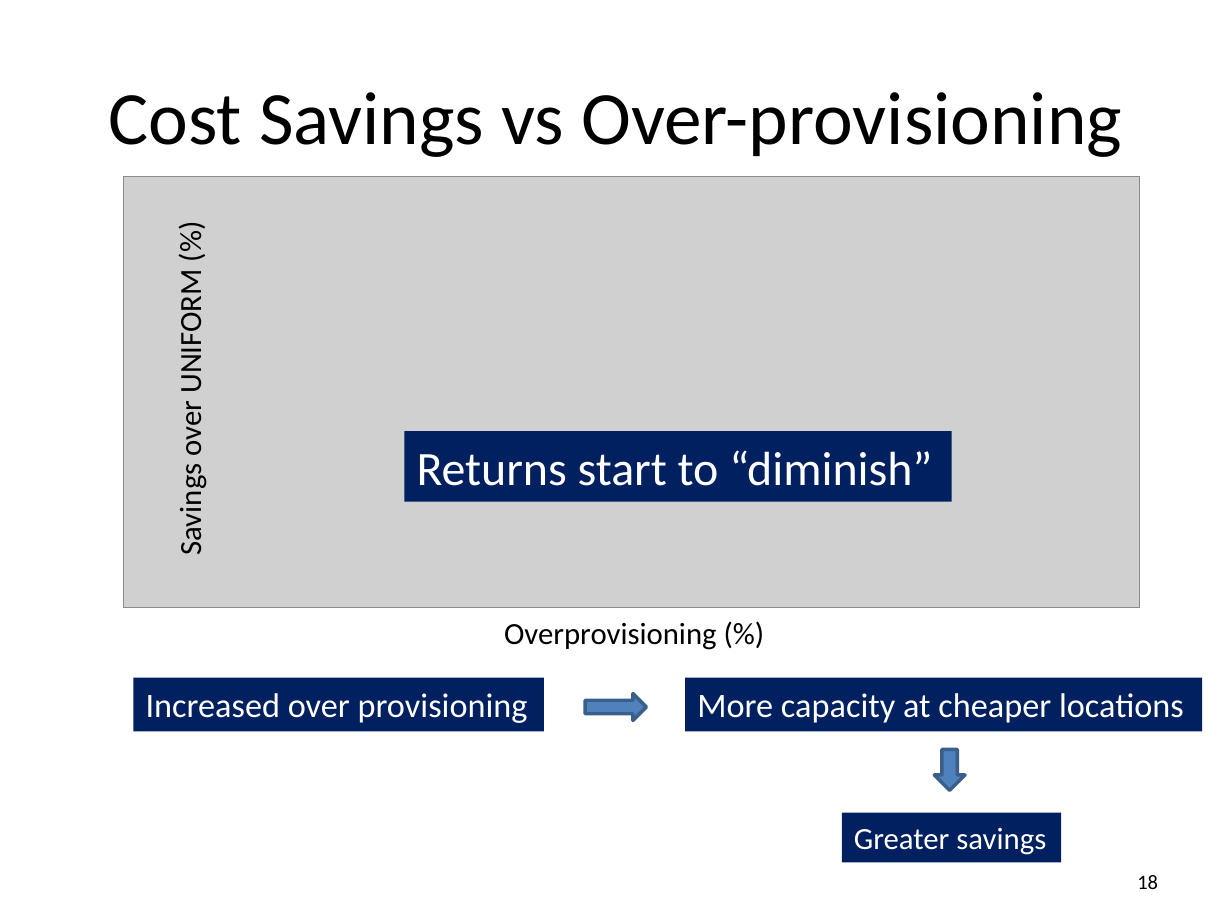
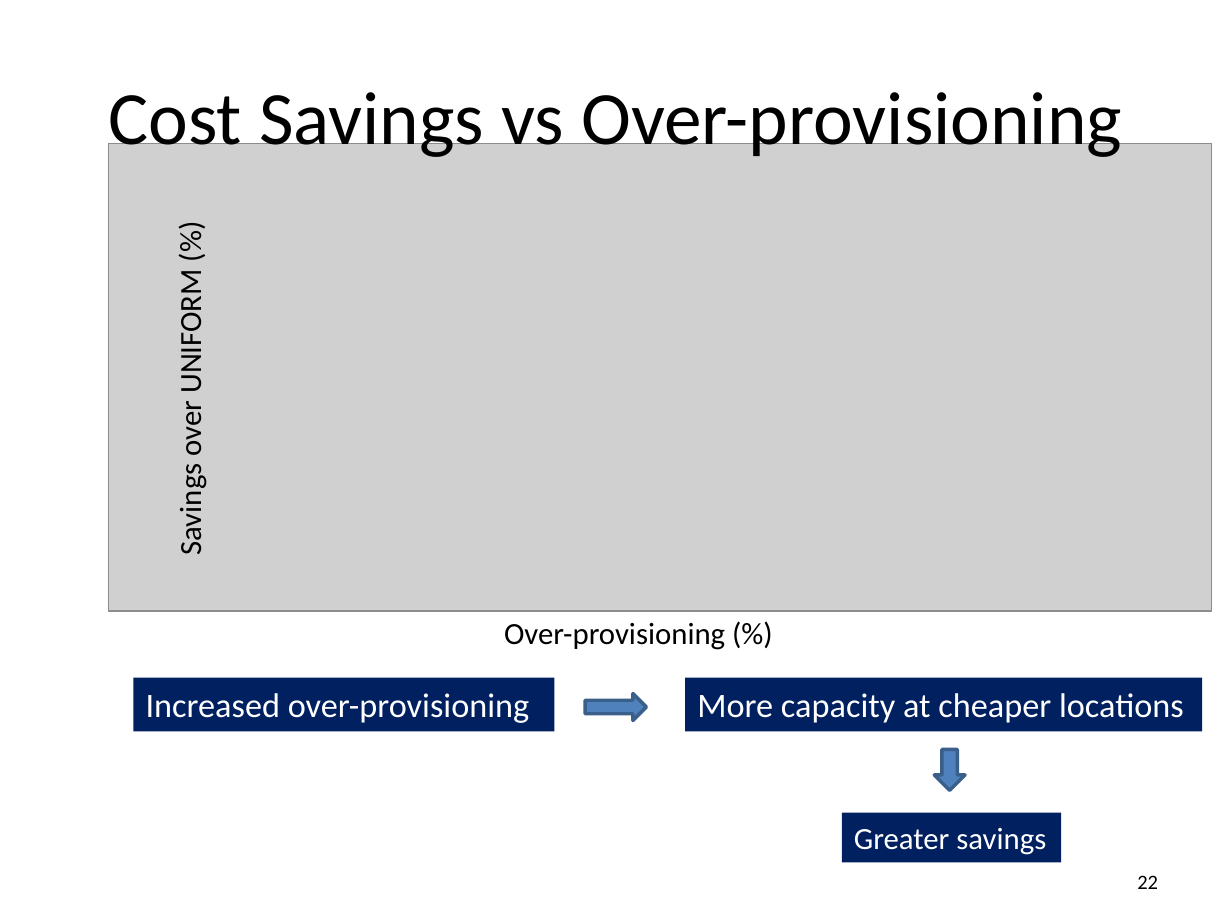
Before and after one commit to msaqib/Dissertation, a slide deck: slide 22 of RED-BLv8b.pptx (slide 18 before the commit). Drawn at 1232x924 pixels with LibreOffice and Linux fonts; fonts in the diff are those of the drawing; grey boxes stand for pictures. Boxes give left, top, right and bottom in pixels: in the first picture for what was removed or moved away, otherwise in the second. Text is boxed around its words. In the diff, an @@ line names an element or a change of style, - is before the commit and + after.

```diff
--- a/RED-BLv8b.pptx
+++ b/RED-BLv8b.pptx
@@ picture: place and size @@
-picture at bbox=[123, 176, 1140, 607]
+picture at bbox=[108, 144, 1211, 611]
@@ rectangle removed at bbox=[404, 431, 951, 501] @@
-Returns start to “diminish”
@@ text at bbox=[504, 623, 725, 650]: text changed @@
-Overprovisioning (%)
+Over-provisioning (%)
@@ rectangle "Increased over-provisioning": place and size @@
-rectangle "Increased over-provisioning" at bbox=[133, 678, 543, 732]
+rectangle "Increased over-provisioning" at bbox=[133, 678, 554, 732]
@@ text in rectangle at bbox=[146, 693, 530, 723]: text changed @@
-Increased over provisioning
+Increased over-provisioning
@@ page number at bbox=[1137, 875, 1158, 889]: text changed @@
-18
+22
```
Also in this commit, not shown: 32 other slides changed, 7 slides added, 2 slides removed, 32 other files.
